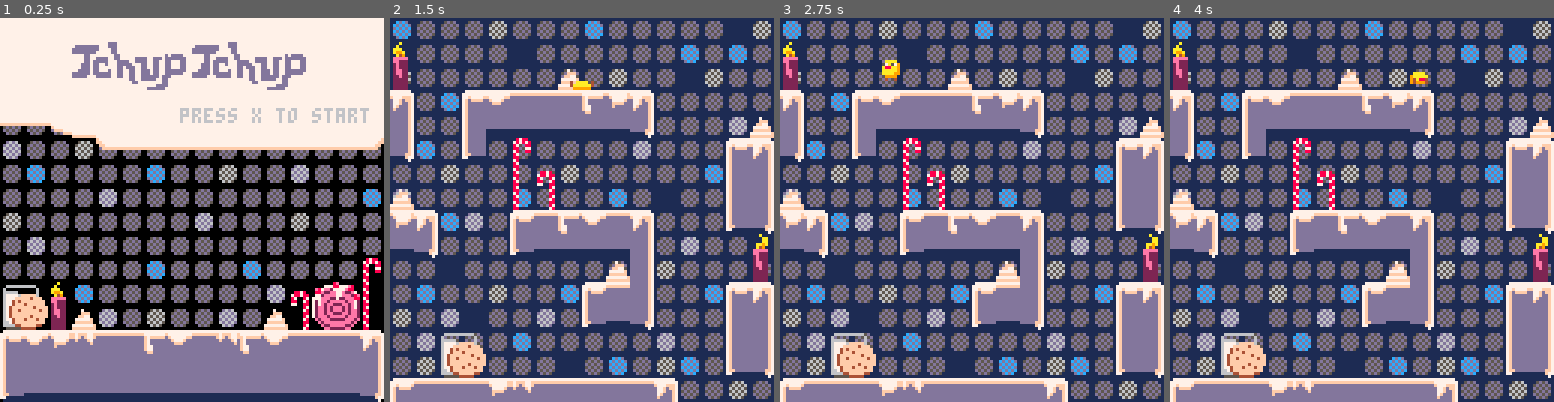
Above: before the commit, frames 1-4 (left to right).
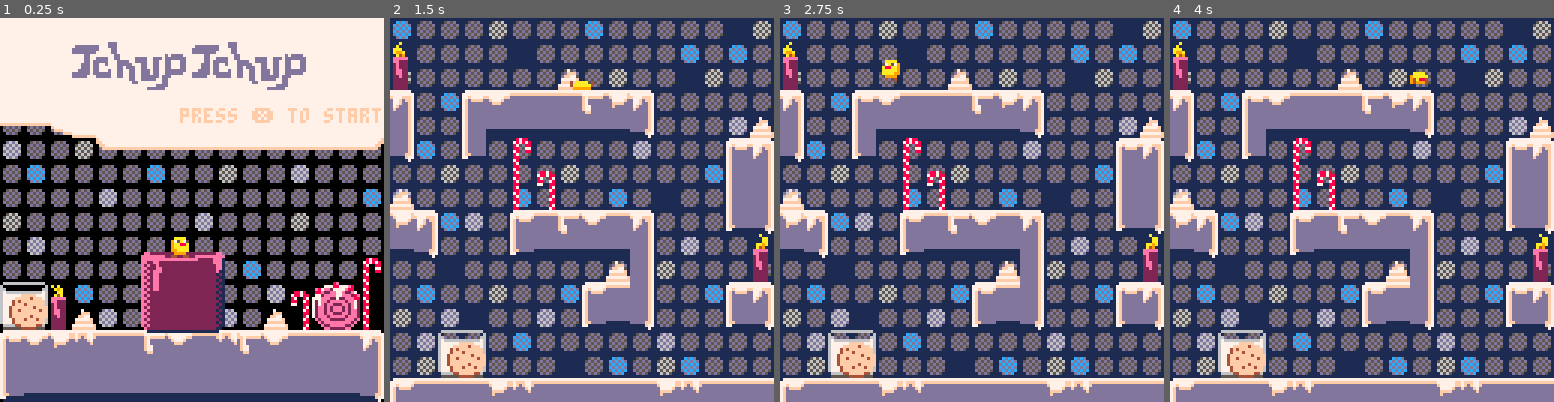
Above: after the commit, the same moments.

Repository: gschup/pico8-playground
Game: PICO-8 cartridge carts/physics_base.p8
Two runs of this game, one before a commit and one after it. Both use one fixed random seed, a clock stepped at 60 frames per second and the inputs below.
Inputs:
- Up to frame 1 (0.25 s): no input
- Up to frame 2 (1.5 s): tap X (X key) at 1.07 s
- Up to frame 3 (2.75 s): hold Left 1.97-2.37 s; tap X (X key) at 2.07, 2.4, 2.73 s
- Up to frame 4 (4 s): hold Right 2.87-3.53 s; tap X (X key) at 3.07, 3.4, 3.73 s

The runs differ from the first frame. In frame 1, 6.4% of the frame differs, in the area x 0-100%, y 23-83%; in frame 2, 3.3%; in frame 3, 3.3%; in frame 4, 3.3%.

Commit message:
menu animation candle and tchuptchup

Diff:
--- a/carts/physics_base.p8
+++ b/carts/physics_base.p8
@@ -24,6 +24,7 @@
 
 // game state
 game_state = "menu"
+frames_in_menu = 0
 
 function _init()
 	p = {}
@@ -283,6 +284,7 @@
 	if btnp(❎) then
 		game_state = "game"
 	end
+	frames_in_menu +=1
 end
 -->8
 --draw
@@ -306,6 +308,8 @@
 sprites_fll={5}
 frames_fll = 1
 anim_speed_fll={10}
+//roll_animation
+sprites_roll={13,76}
 
 function _draw()
 	if game_state == "menu" then
@@ -413,14 +417,38 @@
 	local for_x=p.x*par_for
 	map(0,16,for_x+128,0,16,16)
 	map(0,16,for_x,0,16,16)
+
 end
 
 function draw_menu()
-	cls()
+	cls(0)
 	map(48,0,0,0,16,16)
-	print("press x to start",60,30,6)
-end
-
+	// blinking text
+	if (frames_in_menu)%60>30then
+		print("press ❎ to start",60,30,6)
+	else
+		print("press ❎ to start",60,30,15)
+	end
+	// small candle animation
+	local candle=80+(frames_in_menu/15)%3
+	spr(candle,16,88)
+	//local counter = flr(frames_in_menu/20)
+	//local roll=sprites_roll[(counter%2)+1]
+	//spr(roll,104,88,2,2)
+	// big candle sprite
+	spr(67,45,74,4,4)
+	// tchuptchup animation
+	local mod_fc = frames_in_menu%anim_speed_idl[frames_idl]
+	local pos = 1
+	for k,v in pairs(anim_speed_idl) do
+		if (mod_fc < v) then
+			pos = k
+			break
+		end
+	end
+	spr_n = sprites_idl[pos]
+	spr(spr_n, 56, 72, 1.0, 1.0)
+end
 
 
 
@@ -630,7 +658,7 @@
 000000000000000035393d36003500002d2a2b2c2a2a2a002a2a2a2a2a2a2a2a000000000000000000000000000000002d2a2a2a2a2a2a2a2c2a2a2a2d2a2a2a00000000000000000000000000000000000000000000000000000000000000000000000000000000000000000000000000000000000000000000000000000000
 000000000000000033333333003300002a2c2a2a2a2d2a2a2a2b2a2a2c2a2a00000000000000000000000000000000002a2c2a2a2a2a2a2a2a2a2a2a2a2a2a2a00000000000000000000000000000000000000000000000000000000000000000000000000000000000000000000000000000000000000000000000000000000
 000000000000000000000000000000002a2a002a2a2a2a2a2a2a2a2d2a2a2a2a000000000000000000000000000000002a2a2a2a2a2a2b2a2a2a2b2a2a2a2a3e00000000000000000000000000000000000000000000000000000000000000000000000000000000000000000000000000000000000000000000000000000000
-000000000050000000005200005100002a2b2a2a2d2a2a2b2a2a2a2a2a2b2a2a000000000000000000000000000000000b0c502b2a2a2a2a2a2a2a2c3f0d0e4e00000000000000000000000000000000000000000000000000000000000000000000000000000000000000000000000000000000000000000000000000000000
+000000000050000000005200005100002a2b2a2a2d2a2a2b2a2a2a2a2a2b2a2a000000000000000000000000000000000b0c002b2a2a2a2a2a2a2a2c3f0d0e4e00000000000000000000000000000000000000000000000000000000000000000000000000000000000000000000000000000000000000000000000000000000
 000000000060004000006040006000002d2a2c002a2a2c2a2d2a2c2a2a2a002d000000000000000000000000000000001b1c60402c2a2d2a2a2c2a404f1d1e4e00000000000000000000000000000000000000000000000000000000000000000000000000000000000000000000000000000000000000000000000000000000
 0000000000353d3d393a393d3d3600002a2c2a2a2a2b2a2a2a2a2a2c2a2a2a2a0d0e0d0e0d0e0d0e0d0e0d0e0d0e0d0e353931323d3d3a393d323a393d3d3d3600000000000000000000000000000000000000000000000000000000000000000000000000000000000000000000000000000000000000000000000000000000
 0000000000383b3b3b3b3b3b3b3700002a2d2b2a2a2a2a002a2b2a2d2b2a2a2a1d1e1d1e1d1e1d1e1d1e1d1e1d1e1d1e383b3b3b3b3b3b3b3b3b3b3b3b3b3b3700000000000000000000000000000000000000000000000000000000000000000000000000000000000000000000000000000000000000000000000000000000
@@ -647,10 +675,10 @@
 33340000003c3333333337000000005200000000000000000000000000000000000000000000000000000000000000000000000000000000000000000000000000000000000000000000000000000000000000000000000000000000000000000000000000000000000000000000000000000000000000000000000000000000
 0000000000000000004037000000006000000000000000000000000000000000000000000000000000000000000000000000000000000000000000000000000000000000000000000000000000000000000000000000000000000000000000000000000000000000000000000000000000000000000000000000000000000000
 0000000000000000353d37000000353600000000000000000000000000000000000000000000000000000000000000000000000000000000000000000000000000000000000000000000000000000000000000000000000000000000000000000000000000000000000000000000000000000000000000000000000000000000
-00000000000000003c3334000000383700000000000000000000000000000000000000000000000000000000000000000000000000000000000000000000000000000000000000000000000000000000000000000000000000000000000000000000000000000000000000000000000000000000000000000000000000000000
-00000b0c00000000000000000000383700000000000000000000000000000000000000000000000000000000000000000000000000000000000000000000000000000000000000000000000000000000000000000000000000000000000000000000000000000000000000000000000000000000000000000000000000000000
-00001b1c000000000000000000003c3400000000000000000000000000000000000000000000000000000000000000000000000000000000000000000000000000000000000000000000000000000000000000000000000000000000000000000000000000000000000000000000000000000000000000000000000000000000
-353d3d3d31323d3d3d3d3d360000000000000000000000000000000000000000000000000000000000000000000000000000000000000000000000000000000000000000000000000000000000000000000000000000000000000000000000000000000000000000000000000000000000000000000000000000000000000000
-
-
-
+00000000000000003c33340000003c3400000000000000000000000000000000000000000000000000000000000000000000000000000000000000000000000000000000000000000000000000000000000000000000000000000000000000000000000000000000000000000000000000000000000000000000000000000000
+00000b0c00000000000000000000000000000000000000000000000000000000000000000000000000000000000000000000000000000000000000000000000000000000000000000000000000000000000000000000000000000000000000000000000000000000000000000000000000000000000000000000000000000000
+00001b1c00000000000000000000000000000000000000000000000000000000000000000000000000000000000000000000000000000000000000000000000000000000000000000000000000000000000000000000000000000000000000000000000000000000000000000000000000000000000000000000000000000000
+353d3d3d31323d3d3d3d3d31323d3d3d00000000000000000000000000000000000000000000000000000000000000000000000000000000000000000000000000000000000000000000000000000000000000000000000000000000000000000000000000000000000000000000000000000000000000000000000000000000
+
+
+
Not shown, changed: 47 lines of the sprite sheet (__gfx__) section of carts/physics_base.p8
Not shown, changed: the thumbnail (__label__) section of carts/physics_base.p8
